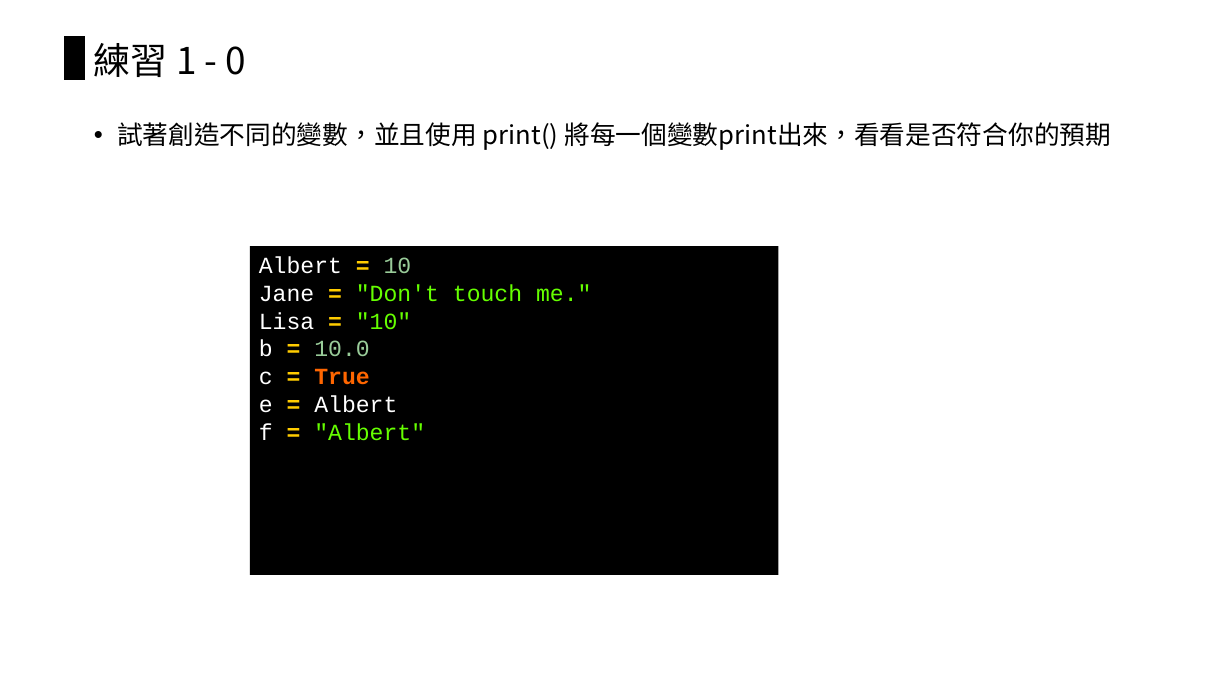
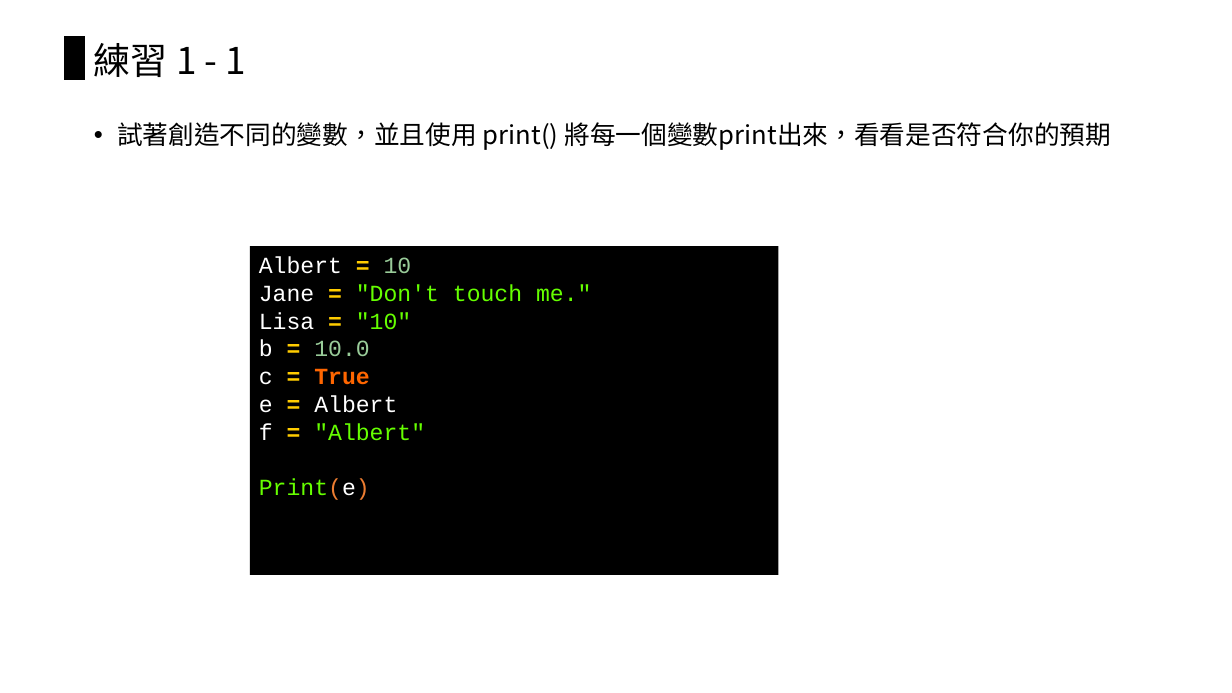
Before and after one commit to chiachin-yen/NCKU_workshop_2018, a slide deck: slide 35 of 2018_Eink工作營.pptx (slide 29 before the commit). Drawn at 1232x693 pixels with LibreOffice and Linux fonts; fonts in the diff are those of the drawing. Boxes give left, top, right and bottom in pixels: in the first picture for what was removed or moved away, otherwise in the second. Text is boxed around its words. In the diff, an @@ line names an element or a change of style, - is before the commit and + after.

```diff
--- a/2018_Eink工作營.pptx
+++ b/2018_Eink工作營.pptx
@@ title at box(94, 43, 247, 77): text changed @@
-練習 1 - 0
+練習 1 - 1
@@ text in rectangle at box(259, 478, 370, 500): paragraph added @@
+Print(e)
```
Also in this commit, not shown: 13 other slides changed, 5 slides added.
